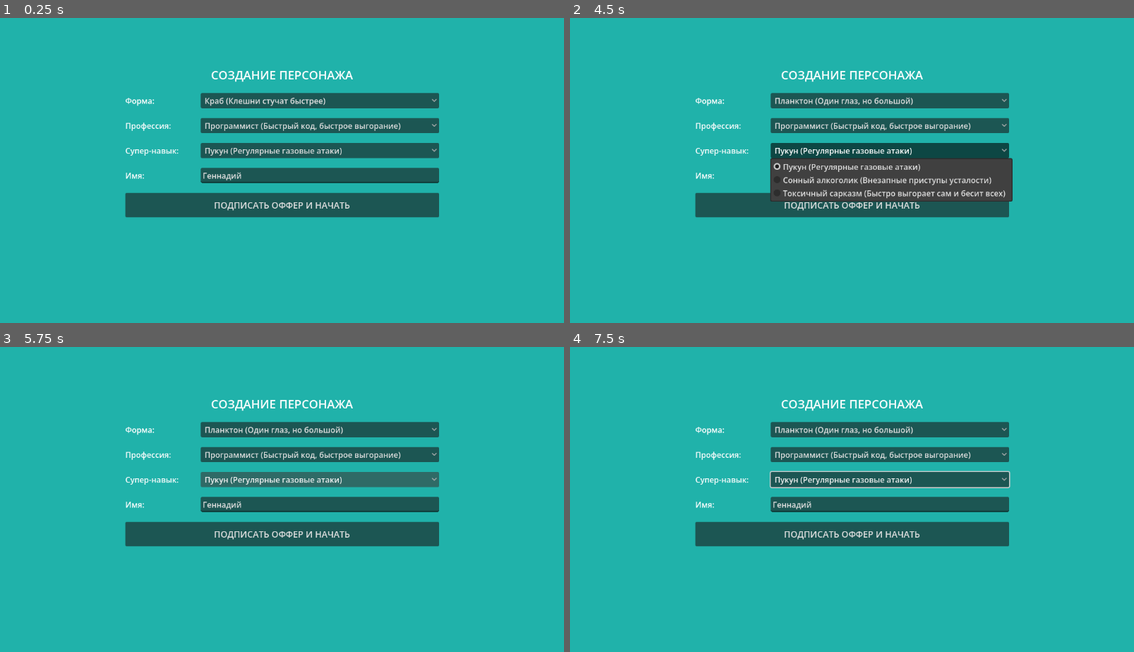
Above: before the commit, frames 1-4 (two rows, left to right).
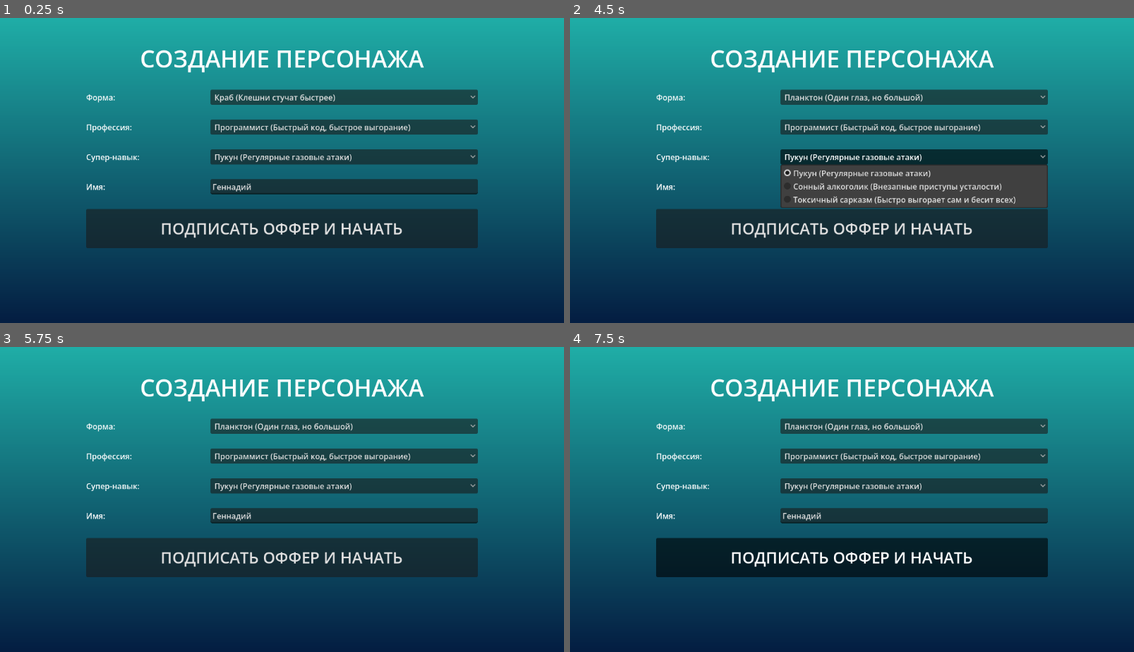
Above: after the commit, the same moments.

Repository: vishaloures/plankton_office
Game: Godot game, scene res://menu.tscn
Two runs of this game, one before a commit and one after it. Both use one fixed random seed, a clock stepped at 60 frames per second and the inputs below.
Inputs (mouse positions are in pixels of both pictures, inside the frame that each line leads up to):
- Up to frame 1 (0.25 s): no input
- Up to frame 2 (4.5 s): click "ПОДПИСАТЬ ОФФЕР И НАЧАТЬ" at 0.5 s; click "ПОДПИСАТЬ ОФФЕР И НАЧАТЬ" at 1.25 s; click "Краб (Клешни стучат быстрее)" at 2 s; click "Программист (Быстрый код, быс…" at 2.75 s; click "Планктон (Один глаз, но больш…" at 3.5 s; click "Пукун (Регулярные газовые ата…" at 4.25 s
- Up to frame 3 (5.75 s): tap Enter at 5 s; move the mouse to (406, 478) at 5.02 s; hold Right (ui_right) from 5.03 s (still down); click (406, 478) at 5.17 s
- Up to frame 4 (7.5 s): tap Space at 5.75, 7.25 s; move the mouse to (739, 508) at 5.77 s; release Right (ui_right) at 5.78 s; hold Down (ui_down) 5.78-6.53 s; tap Enter at 6.5 s; move the mouse to (908, 423) at 6.52 s; hold Right (ui_right) 6.53-7.28 s; move the mouse to (823, 557) at 7.27 s; hold Up (ui_up) from 7.28 s (still down); click (823, 557) at 7.42 s

The runs differ from the first frame. In frame 1, 82% of the frame differs, in the area x 0-100%, y 10-100%; in frame 2, 81%; in frame 3, 82%; in frame 4, 82%.

Commit message:
Update environment fog, camera zoom, and UI layout

Diff:
--- a/godot_plankton_tycoon/main.tscn
+++ b/godot_plankton_tycoon/main.tscn
@@ -1,7 +1,30 @@
-[gd_scene load_steps=34 format=3 uid="uid://c3x3k"]
+[gd_scene load_steps=37 format=3 uid="uid://c3x3k"]
 
 [ext_resource type="Script" path="res://main.gd" id="1_main"]
 [ext_resource type="Script" path="res://player.gd" id="2_player"]
+
+[sub_resource type="ProceduralSkyMaterial" id="ProceduralSkyMaterial_ocean"]
+sky_top_color = Color(0, 0.301961, 0.45098, 1)
+sky_horizon_color = Color(0.12549, 0.698039, 0.666667, 1)
+ground_bottom_color = Color(0, 0.117647, 0.258824, 1)
+ground_horizon_color = Color(0.12549, 0.698039, 0.666667, 1)
+
+[sub_resource type="Sky" id="Sky_ocean"]
+sky_material = SubResource("ProceduralSkyMaterial_ocean")
+
+[sub_resource type="Environment" id="Environment_ocean"]
+background_mode = 2
+sky = SubResource("Sky_ocean")
+ambient_light_source = 3
+reflected_light_source = 2
+tonemap_mode = 2
+fog_enabled = true
+fog_light_color = Color(0.12549, 0.447059, 0.541176, 1)
+fog_density = 0.005
+fog_aerial_perspective = 0.5
+volumetric_fog_enabled = true
+volumetric_fog_density = 0.015
+volumetric_fog_albedo = Color(0.12549, 0.698039, 0.666667, 1)
 
 [sub_resource type="VoxelGeneratorFlat" id="VoxelGeneratorFlat_1"]
 voxel_type = 1
@@ -90,6 +113,9 @@
 [node name="Main" type="Node3D"]
 script = ExtResource("1_main")
 
+[node name="WorldEnvironment" type="WorldEnvironment" parent="."]
+environment = SubResource("Environment_ocean")
+
 [node name="DirectionalLight3D" type="DirectionalLight3D" parent="."]
 transform = Transform3D(0.866025, -0.433013, 0.25, 0, 0.5, 0.866025, -0.5, -0.75, 0.433013, 0, 10, 0)
 shadow_enabled = true
@@ -97,7 +123,8 @@
 [node name="Camera3D" type="Camera3D" parent="."]
 transform = Transform3D(0.707107, -0.408248, 0.57735, 0, 0.816497, 0.57735, -0.707107, -0.408248, 0.57735, 10, 15, 10)
 projection = 1
-size = 15.0
+size = 8.0
+h_offset = -2.5
 
 [node name="VoxelTerrain" type="VoxelTerrain" parent="."]
 generator = SubResource("VoxelGeneratorFlat_1")
--- a/godot_plankton_tycoon/menu.tscn
+++ b/godot_plankton_tycoon/menu.tscn
@@ -1,6 +1,15 @@
-[gd_scene load_steps=2 format=3 uid="uid://menu123"]
+[gd_scene load_steps=5 format=3 uid="uid://menu123"]
 
 [ext_resource type="Script" path="res://menu.gd" id="1_menu"]
+
+[sub_resource type="Gradient" id="Gradient_ocean"]
+offsets = PackedFloat32Array(0, 1)
+colors = PackedColorArray(0.0156863, 0.117647, 0.258824, 1, 0.12549, 0.698039, 0.666667, 1)
+
+[sub_resource type="GradientTexture2D" id="GradientTexture2D_ocean"]
+gradient = SubResource("Gradient_ocean")
+fill_from = Vector2(0.5, 1)
+fill_to = Vector2(0.5, 0)
 
 [node name="Menu" type="Control"]
 layout_mode = 3
@@ -11,14 +20,15 @@
 grow_vertical = 2
 script = ExtResource("1_menu")
 
-[node name="ColorRect" type="ColorRect" parent="."]
+[node name="Background" type="TextureRect" parent="."]
 layout_mode = 1
 anchors_preset = 15
 anchor_right = 1.0
 anchor_bottom = 1.0
 grow_horizontal = 2
 grow_vertical = 2
-color = Color(0.12549, 0.698039, 0.666667, 1)
+texture = SubResource("GradientTexture2D_ocean")
+expand_mode = 1
 
 [node name="VBoxContainer" type="VBoxContainer" parent="."]
 layout_mode = 1
@@ -27,17 +37,17 @@
 anchor_top = 0.5
 anchor_right = 0.5
 anchor_bottom = 0.5
-offset_left = -300.0
-offset_top = -200.0
-offset_right = 300.0
-offset_bottom = 200.0
+offset_left = -400.0
+offset_top = -250.0
+offset_right = 400.0
+offset_bottom = 250.0
 grow_horizontal = 2
 grow_vertical = 2
-theme_override_constants/separation = 20
+theme_override_constants/separation = 30
 
 [node name="Title" type="Label" parent="VBoxContainer"]
 layout_mode = 2
-theme_override_font_sizes/font_size = 24
+theme_override_font_sizes/font_size = 48
 text = "СОЗДАНИЕ ПЕРСОНАЖА"
 horizontal_alignment = 1
 
@@ -45,7 +55,7 @@
 layout_mode = 2
 
 [node name="Label" type="Label" parent="VBoxContainer/FormBox"]
-custom_minimum_size = Vector2(150, 0)
+custom_minimum_size = Vector2(250, 0)
 layout_mode = 2
 text = "Форма:"
 
@@ -57,7 +67,7 @@
 layout_mode = 2
 
 [node name="Label" type="Label" parent="VBoxContainer/BasicBox"]
-custom_minimum_size = Vector2(150, 0)
+custom_minimum_size = Vector2(250, 0)
 layout_mode = 2
 text = "Профессия:"
 
@@ -69,7 +79,7 @@
 layout_mode = 2
 
 [node name="Label" type="Label" parent="VBoxContainer/SuperBox"]
-custom_minimum_size = Vector2(150, 0)
+custom_minimum_size = Vector2(250, 0)
 layout_mode = 2
 text = "Супер-навык:"
 
@@ -81,7 +91,7 @@
 layout_mode = 2
 
 [node name="Label" type="Label" parent="VBoxContainer/NameBox"]
-custom_minimum_size = Vector2(150, 0)
+custom_minimum_size = Vector2(250, 0)
 layout_mode = 2
 text = "Имя:"
 
@@ -91,9 +101,9 @@
 placeholder_text = "Введите имя"
 
 [node name="BtnStart" type="Button" parent="VBoxContainer"]
-custom_minimum_size = Vector2(0, 50)
+custom_minimum_size = Vector2(0, 80)
 layout_mode = 2
-theme_override_font_sizes/font_size = 18
+theme_override_font_sizes/font_size = 32
 text = "ПОДПИСАТЬ ОФФЕР И НАЧАТЬ"
 
 [connection signal="pressed" from="VBoxContainer/BtnStart" to="." method="_on_start_pressed"]
